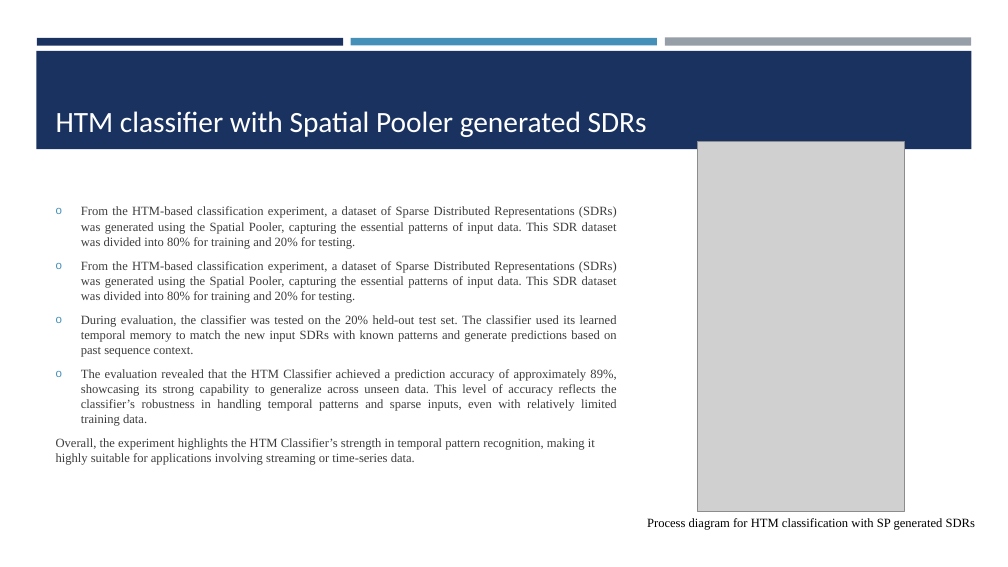
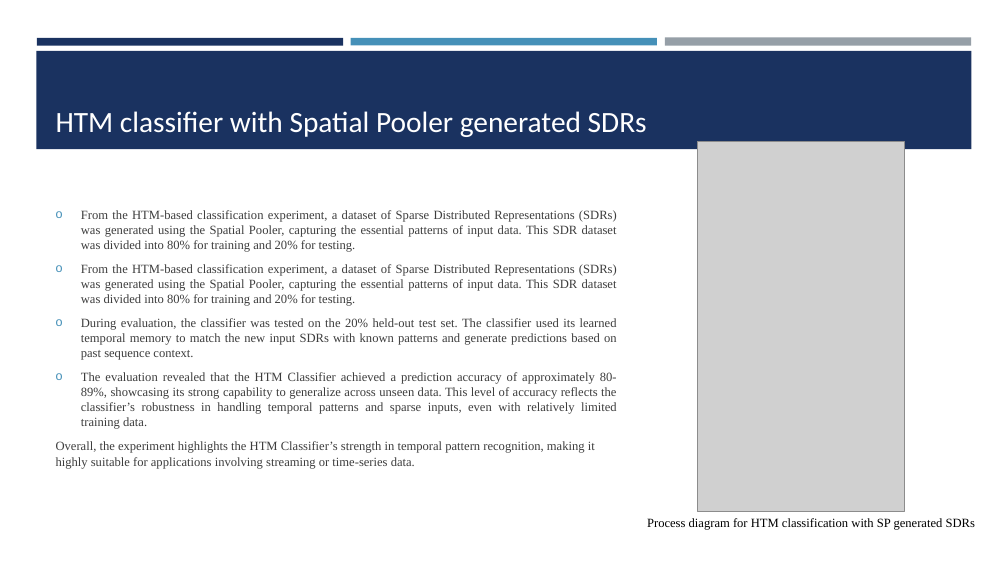
Before and after one commit to Abwahab55/neocortexapi-AppHorozon, a slide deck: slide 15 of source/Samples/Documentation/PPT_ML 2425-01 Investigate Image Reconstruction by Using Classifiers.pptx (slide 14 before the commit). Drawn at 1008x567 pixels with LibreOffice and Linux fonts; fonts in the diff are those of the drawing; grey boxes stand for pictures. Boxes give left, top, right and bottom in pixels: in the first picture for what was removed or moved away, otherwise in the second. Text is boxed around its words. In the diff, an @@ line names an element or a change of style, - is before the commit and + after.

```diff
--- a/source/Samples/Documentation/PPT_ML 2425-01 Investigate Image Reconstruction by Using Classifiers.pptx
+++ b/source/Samples/Documentation/PPT_ML 2425-01 Investigate Image Reconstruction by Using Classifiers.pptx
@@ text at (56, 210, 617, 469): less space between paragraphs @@
@@ text at (81, 372, 617, 429): text changed @@
-o The evaluation revealed that the HTM Classifier achieved a prediction accuracy of approximately 89%, showcasing its strong capability to generalize across unseen data. This level of accuracy reflects the classifier’s robustness in handling temporal patterns and sparse inputs, even with relatively limited training data.
+o The evaluation revealed that the HTM Classifier achieved a prediction accuracy of approximately 80-89%, showcasing its strong capability to generalize across unseen data. This level of accuracy reflects the classifier’s robustness in handling temporal patterns and sparse inputs, even with relatively limited training data.
```
Also in this commit, not shown: 16 other slides changed, 6 other files.
